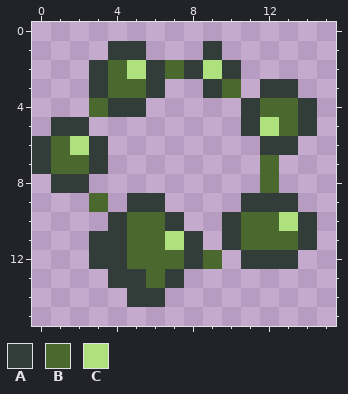
Pixel-art sprite: public/assets/icons/glucose.png. Above is the file before it was changed.
The file is 16x16 pixels.
Palette (. is transparent): A #323c39  B #4b692f  C #aee17e
Pixels before, first column x 0:
 1 ....AA...A.....
 2 ...ABCABACA....
 3 ...ABBA..AB.AA.
 4 ...BAA.....ABBA
 5 .AA........ACBA
 6 ABCA........AA.
 7 ABBA........B..
 8 .AA.........B..
 9 ...B.AA....AAA.
10 ....ABBA..ABBCA
11 ...AABBCA.ABBBA
12 ...AABBBAB.AAA.
13 ....AABA.......
14 .....AA........
Now the later version:
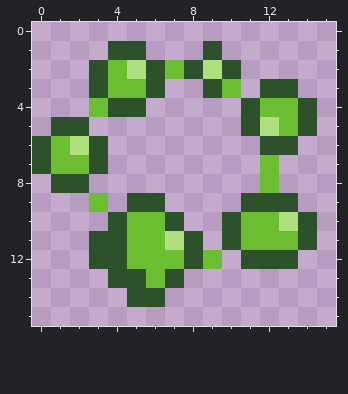
The exact change:
colour A: #323c39 -> #2d522b
colour B: #4b692f -> #6abe30
Pixel boxes of the changes (left, top, right, bottom) in both pictures:
changed: (32, 41, 317, 307)
